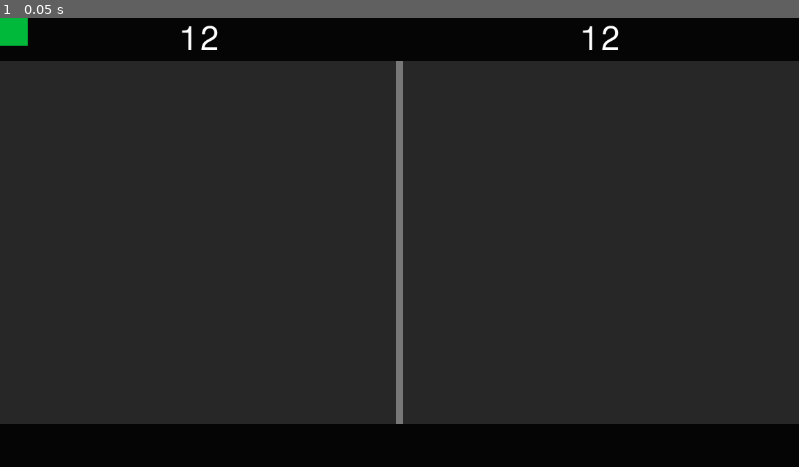
Above: before the commit, frame 1.
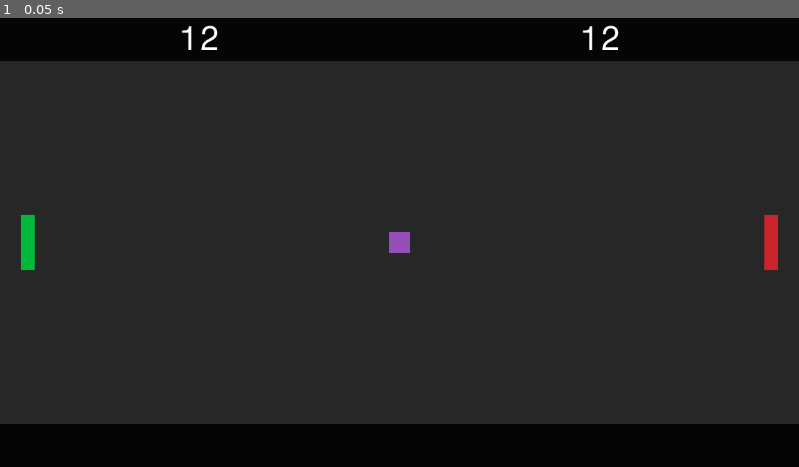
Above: after the commit, the same moment.

Repository: smarthall/20games
Game: Godot game, scene res://arena.tscn
Same seed, same stepped clock (60 frames per second), same inputs: the game is played once before the commit and once after it.
Inputs:
- Up to frame 1 (0.05 s): no input

The runs differ from the first frame. In frame 1, 1.4% of the frame differs, in the area x 0-98%, y 0-91%.

Commit message:
Built all the essential objects

Diff:
--- a/pong/arena.tscn
+++ b/pong/arena.tscn
@@ -1,8 +1,12 @@
-[gd_scene load_steps=3 format=3 uid="uid://dmmhrsdnpseeb"]
+[gd_scene load_steps=4 format=3 uid="uid://dmmhrsdnpseeb"]
 
 [ext_resource type="LabelSettings" uid="uid://dbp54m3m7y005" path="res://ScoreLabelSetting.tres" id="1_ubfh8"]
 
 [sub_resource type="RectangleShape2D" id="RectangleShape2D_ubfh8"]
+size = Vector2(20, 80)
+
+[sub_resource type="RectangleShape2D" id="RectangleShape2D_444vf"]
+size = Vector2(15, 15)
 
 [node name="Arena" type="Control"]
 layout_mode = 3
@@ -12,7 +16,7 @@
 grow_horizontal = 2
 grow_vertical = 2
 
-[node name="ColorRect" type="ColorRect" parent="."]
+[node name="ScreenBack" type="ColorRect" parent="."]
 layout_mode = 1
 anchors_preset = 15
 anchor_right = 1.0
@@ -30,15 +34,9 @@
 grow_vertical = 2
 ratio = 2.2
 
-[node name="ColorRect" type="ColorRect" parent="AspectRatioContainer"]
+[node name="PlayAreaBackground" type="ColorRect" parent="AspectRatioContainer"]
 layout_mode = 2
 color = Color(0.154876, 0.154876, 0.154876, 1)
-
-[node name="ColorRect2" type="ColorRect" parent="AspectRatioContainer"]
-custom_minimum_size = Vector2(10, 0)
-layout_mode = 2
-size_flags_horizontal = 4
-color = Color(0.466181, 0.466181, 0.466181, 1)
 
 [node name="Scores" type="Control" parent="."]
 layout_mode = 1
@@ -68,13 +66,41 @@
 label_settings = ExtResource("1_ubfh8")
 horizontal_alignment = 1
 
+[node name="LocalPlayer" type="CharacterBody2D" parent="."]
+position = Vector2(40, 324)
+
+[node name="CollisionShape2D" type="CollisionShape2D" parent="LocalPlayer"]
+shape = SubResource("RectangleShape2D_ubfh8")
+
+[node name="ColorRect" type="ColorRect" parent="LocalPlayer"]
+offset_left = -10.0
+offset_top = -40.0
+offset_right = 10.0
+offset_bottom = 40.0
+color = Color(6.06447e-06, 0.72595, 0.231214, 1)
+
+[node name="RemotePlayer" type="CharacterBody2D" parent="."]
+position = Vector2(1112, 324)
+
+[node name="CollisionShape2D" type="CollisionShape2D" parent="RemotePlayer"]
+shape = SubResource("RectangleShape2D_ubfh8")
+
+[node name="ColorRect" type="ColorRect" parent="RemotePlayer"]
+offset_left = -10.0
+offset_top = -40.0
+offset_right = 10.0
+offset_bottom = 40.0
+color = Color(0.796954, 0.135906, 0.174185, 1)
+
 [node name="CharacterBody2D" type="CharacterBody2D" parent="."]
+position = Vector2(576, 324)
 
 [node name="CollisionShape2D" type="CollisionShape2D" parent="CharacterBody2D"]
-position = Vector2(40, 311)
-shape = SubResource("RectangleShape2D_ubfh8")
+shape = SubResource("RectangleShape2D_444vf")
 
 [node name="ColorRect" type="ColorRect" parent="CharacterBody2D"]
-offset_right = 40.0
-offset_bottom = 40.0
-color = Color(6.06447e-06, 0.72595, 0.231214, 1)
+offset_left = -15.0
+offset_top = -15.0
+offset_right = 15.0
+offset_bottom = 15.0
+color = Color(0.589376, 0.306418, 0.733613, 1)
--- a/pong/project.godot
+++ b/pong/project.godot
@@ -15,6 +15,38 @@
 config/features=PackedStringArray("4.4", "GL Compatibility")
 config/icon="res://icon.svg"
 
+[display]
+
+window/size/resizable=false
+
+[input]
+
+LocalUp={
+"deadzone": 0.2,
+"events": [Object(InputEventKey,"resource_local_to_scene":false,"resource_name":"","device":-1,"window_id":0,"alt_pressed":false,"shift_pressed":false,"ctrl_pressed":false,"meta_pressed":false,"pressed":false,"keycode":0,"physical_keycode":87,"key_label":0,"unicode":119,"location":0,"echo":false,"script":null)
+]
+}
+LocalDown={
+"deadzone": 0.2,
+"events": [Object(InputEventKey,"resource_local_to_scene":false,"resource_name":"","device":-1,"window_id":0,"alt_pressed":false,"shift_pressed":false,"ctrl_pressed":false,"meta_pressed":false,"pressed":false,"keycode":0,"physical_keycode":83,"key_label":0,"unicode":115,"location":0,"echo":false,"script":null)
+]
+}
+StartGame={
+"deadzone": 0.2,
+"events": [Object(InputEventKey,"resource_local_to_scene":false,"resource_name":"","device":-1,"window_id":0,"alt_pressed":false,"shift_pressed":false,"ctrl_pressed":false,"meta_pressed":false,"pressed":false,"keycode":0,"physical_keycode":32,"key_label":0,"unicode":32,"location":0,"echo":false,"script":null)
+]
+}
+RemoteUp={
+"deadzone": 0.2,
+"events": [Object(InputEventKey,"resource_local_to_scene":false,"resource_name":"","device":-1,"window_id":0,"alt_pressed":false,"shift_pressed":false,"ctrl_pressed":false,"meta_pressed":false,"pressed":false,"keycode":0,"physical_keycode":4194320,"key_label":0,"unicode":0,"location":0,"echo":false,"script":null)
+]
+}
+RemoteDown={
+"deadzone": 0.2,
+"events": [Object(InputEventKey,"resource_local_to_scene":false,"resource_name":"","device":-1,"window_id":0,"alt_pressed":false,"shift_pressed":false,"ctrl_pressed":false,"meta_pressed":false,"pressed":false,"keycode":0,"physical_keycode":4194322,"key_label":0,"unicode":0,"location":0,"echo":false,"script":null)
+]
+}
+
 [rendering]
 
 renderer/rendering_method="gl_compatibility"
